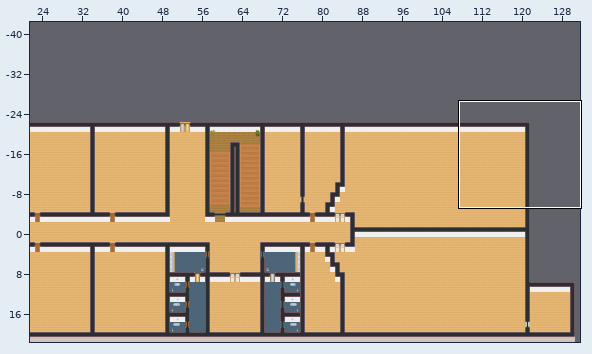
An edit to a level. Tiled map, Rohplan.tmx. The first picture is a wide view before the edit; the outline marks the close-up.
Close-up. Before:
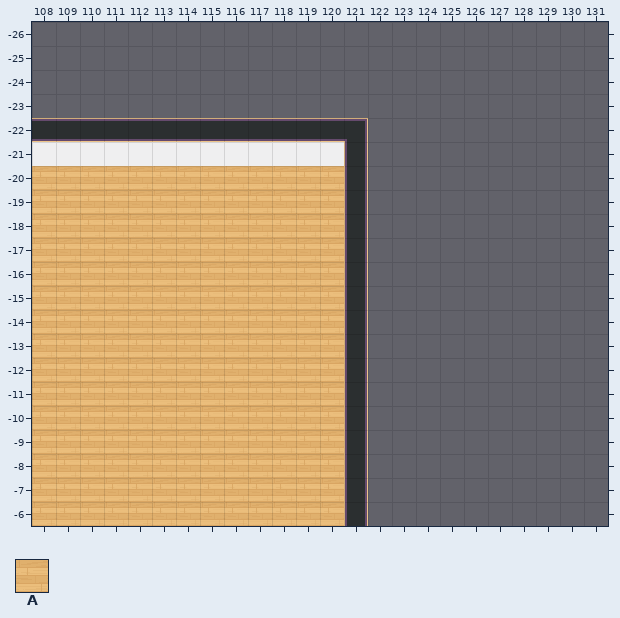
Cells are 32x32 px. Shown: x 108..131, y -26..-6. The commit also changed other parts of the map, which this record leaves out.
Key: from "tileset1": A 0.
_ is an empty cell, # one hidden under a higher layer.
Layers that did not change in this view are not listed.
Layer "Boden" before, first column x 108:
-26 ________________________
-25 ________________________
-24 ________________________
-23 ________________________
-22 ________________________
-21 #############___________
-20 AAAAAAAAAAAAA___________
-19 AAAAAAAAAAAAA___________
-18 AAAAAAAAAAAAA___________
-17 AAAAAAAAAAAAA___________
-16 AAAAAAAAAAAAA___________
-15 AAAAAAAAAAAAA___________
-14 AAAAAAAAAAAAA___________
-13 AAAAAAAAAAAAA___________
-12 AAAAAAAAAAAAA___________
-11 AAAAAAAAAAAAA___________
-10 AAAAAAAAAAAAA___________
 -9 AAAAAAAAAAAAA___________
 -8 AAAAAAAAAAAAA___________
 -7 AAAAAAAAAAAAA___________
 -6 AAAAAAAAAAAAA___________
After:
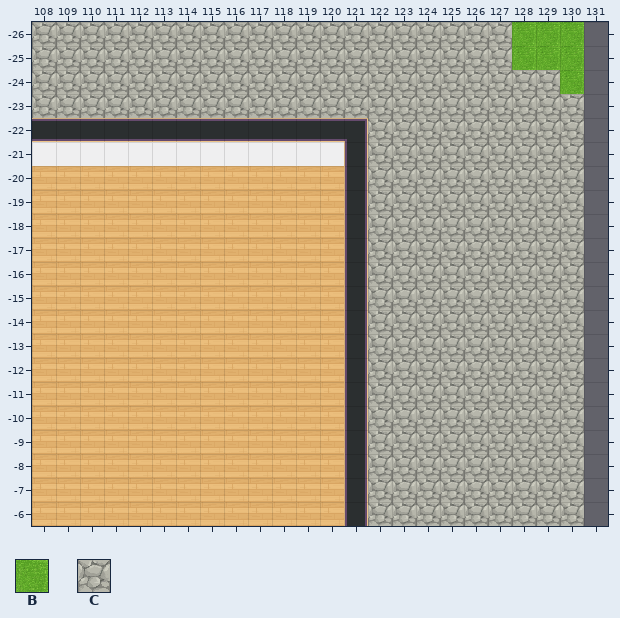
Further tiles: from "WA_Exterior": B 625, C 638.
Change:
Layer "Boden":
The author put tile B in rows -26 to -25 at x 128 to 130; in row -24 at x 130.
The author put tile C in rows -26 to -25 at x 108 to 127; in row -24 at x 108 to 129; in row -23 at x 108 to 130; in rows -22 to -6 at x 122 to 130.
Where, in picture pixels (left, top, right, bottom), the same in both close-ups:
added: (32, 22, 584, 526)
